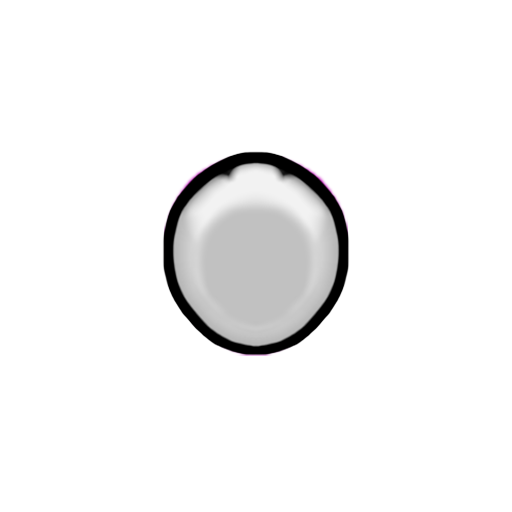
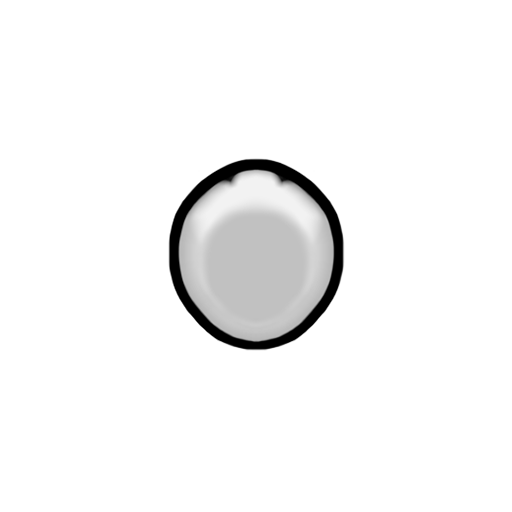
Layer changes from the first (512, 512) image to the second:
painted on "Female_Average_Normal_north" (1st of 2) over [162, 151, 350, 356]
hid "Female_Average_Normal_north" (2nd of 2) over [164, 156, 348, 356]